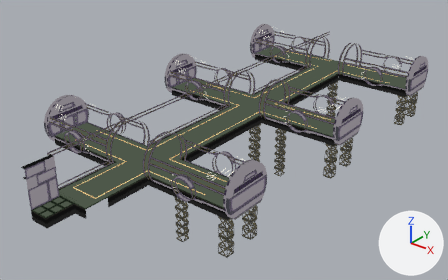
A saved change to the Blender file Assets/ImportedAssets/StationAssets/MainHall/SpacePort.blend.
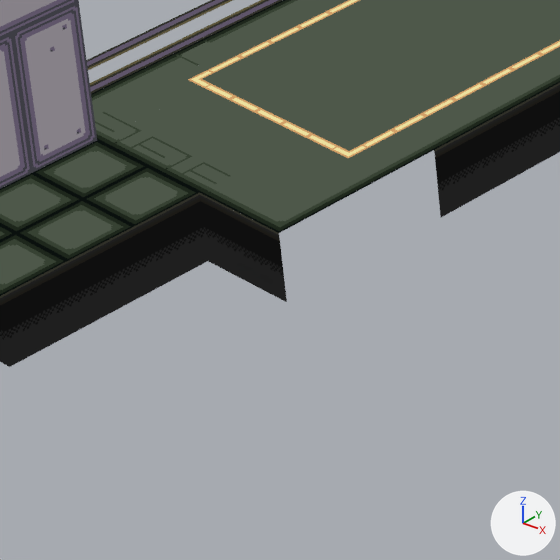
The first picture shows the older version from a camera (50 mm lens) standing at (38.0, -43.7, 28.5) and looking at (-2.4, 6.8, -2.8). The close-ups show both versions on the part from 10% to 28% of the width and 63% to 91% of the height of that picture; other places that the commit changed are outside them. Lighting does not change. The marker at lower right points along +X, +Y and +Z.
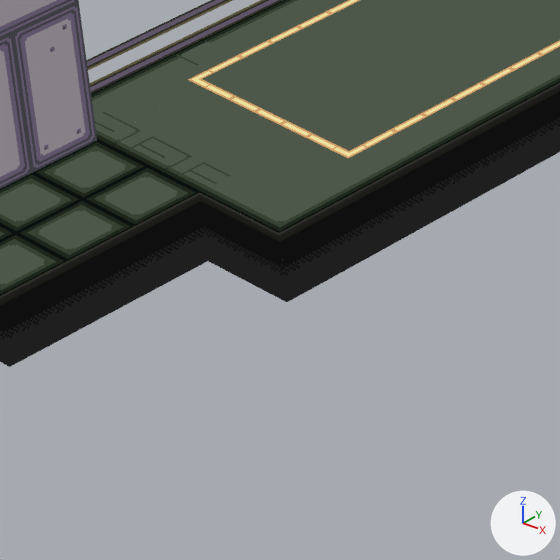
Pixel boxes [x1, y1, x2, y2] of what changed, in the close-ups (560 x 560 px):
```json
{"part": 1, "of": "me_cube_004", "change": "added", "after": [279, 150, 441, 302], "on screen": "black"}
```

Scene script edits in JSON lines:
```json
{"block": "me_cube_004", "where": "# used by ob_cube_004; location = (0.0, 0.0, 0.0); rotation_euler = (1.571, 0.0, 0.0), in degrees (90, 0, 0)"}
{"block": "me_cube_004", "where": "# verts and faces of me_cube_004; kept vertices keep their numbers, new ones are numbered from 3528"}
{"block": "me_cube_004", "where": "# before: 1347 (0.5, -1.0, 13.2) at pixel (440, 217), 1352 (0.5, -0.5, 13.2) at pixel (437, 183), 1355 (0.5, 0.0, 13.2) at pixel (434, 149)"}
{"op": "remove", "block": "me_cube_004", "code": "me_cube_004.from_pydata(...)  # 3528 vertices, 2568 faces; spans x -13.5..10.0, y -10.0..0.0, z -32.6..18.7"}
{"op": "add", "block": "me_cube_004", "code": "me_cube_004.from_pydata(...)  # 3574 vertices, 2598 faces; spans x -13.5..10.0, y -10.0..0.0, z -32.6..18.7"}
{"block": "me_cube_004", "change": "me_cube_004 part 1"}
{"op": "add", "block": "me_cube_004", "code": "for new, old in zip([3528, 3529, 3530], [1347, 1352, 1355]): verts[new] = verts[old] + (0.0, 0.0, 0.5)"}
{"op": "add", "block": "me_cube_004", "code": "for new, old in zip([3531, 3532, 3533], [3528, 3529, 3530]): verts[new] = verts[old] + (0.0, 0.0, 0.5)"}
{"op": "add", "block": "me_cube_004", "code": "for new, old in zip([3534, 3535, 3536], [3531, 3532, 3533]): verts[new] = verts[old] + (0.0, 0.0, 0.5)"}
{"op": "add", "block": "me_cube_004", "code": "for new, old in zip([3537, 3538, 3539], [3534, 3535, 3536]): verts[new] = verts[old] + (0.0, 0.0, 0.5)"}
{"op": "add", "block": "me_cube_004", "code": "for new, old in zip([3540, 3541, 3542], [3537, 3538, 3539]): verts[new] = verts[old] + (0.0, 0.0, 0.5)"}
{"op": "add", "block": "me_cube_004", "code": "faces += [(1347, 1352, 3529, 3528), (1352, 1355, 3530, 3529), (3528, 3529, 3532, 3531), (3529, 3530, 3533, 3532), (3531, 3532, 3535, 3534), (3532, 3533, 3536, 3535)]"}
{"op": "add", "block": "me_cube_004", "code": "faces += [(3534, 3535, 3538, 3537), (3535, 3536, 3539, 3538), (3537, 3538, 3541, 3540), (3538, 3539, 3542, 3541)]"}
```
